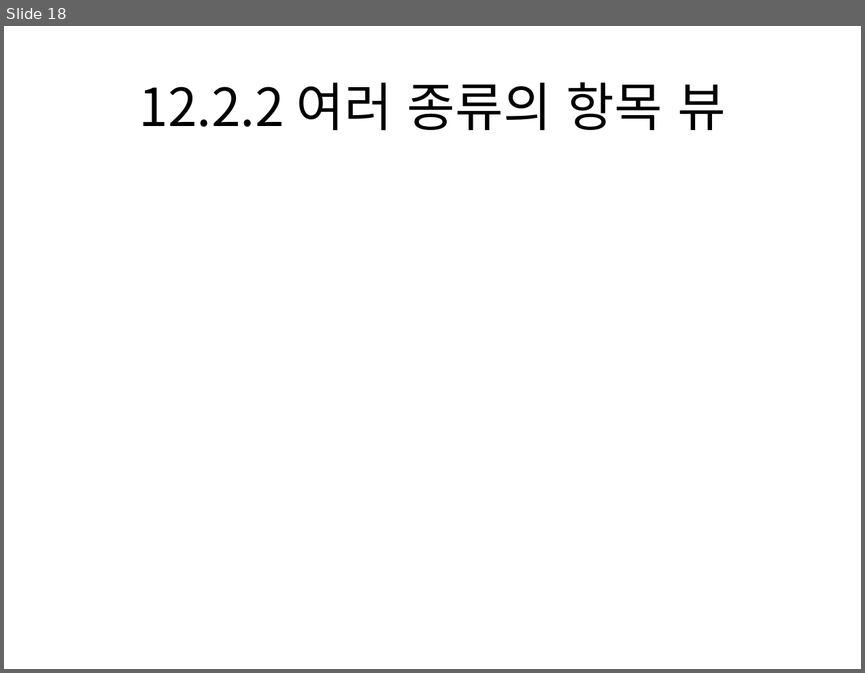
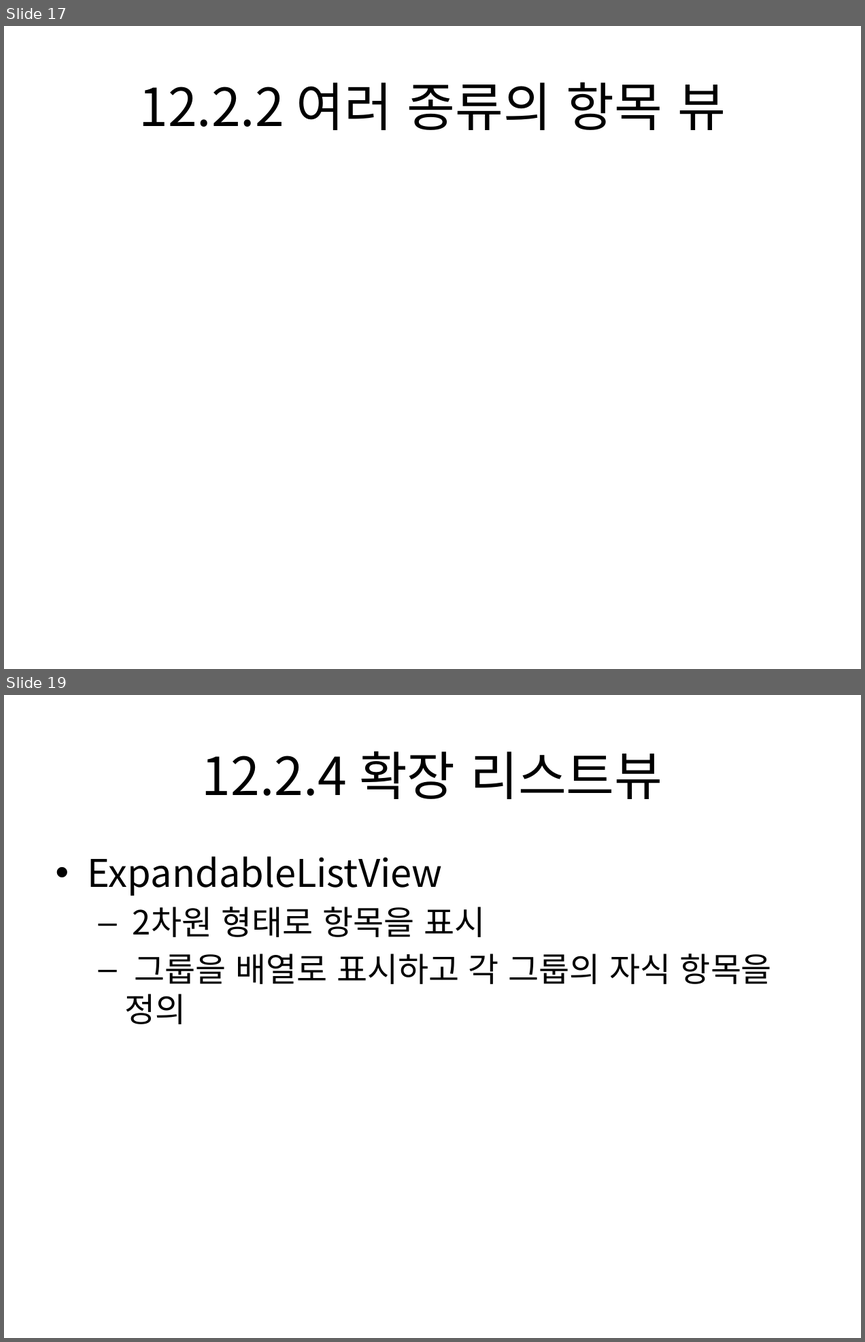
Before and after one commit to dummyFirst/NHK_Japanese, a slide deck: Android/안드로이드 프로그래밍 정복/Chapter12 어댑터뷰.pptx. Shown one above the other, each under a label of ours: slide 18 before the commit, slides 17 and 19 after it; the slides between them are not shown. The pictures are 865x673 and 865x1342 pixels, drawn with LibreOffice and Linux fonts; fonts in the diff are those of the drawing. Boxes give left, top, right and bottom in pixels: in the first picture for what was removed or moved away, otherwise in the second. Text is boxed around its words. In the diff, an @@ line names an element or a change of style, - is before the commit and + after.

Commit message:
Add 대용량 항목 표시, 확장 리스트뷰, ListActivity

```diff
--- a/Android/안드로이드 프로그래밍 정복/Chapter12 어댑터뷰.pptx
+++ b/Android/안드로이드 프로그래밍 정복/Chapter12 어댑터뷰.pptx
@@ slide 19 added at (4, 695, 861, 1338), background #FFFFFF @@
@@ title added at (202, 751, 662, 799), 44 pt, text #000000 @@
+12.2.4 확장 리스트뷰
@@ text added at (88, 856, 772, 1024), 28 pt, text #000000 @@
+• ExpandableListView
+  – 2차원 형태로 항목을 표시
+  – 그룹을 배열로 표시하고 각 그룹의 자식 항목을 정의
@@ what was slide 18 is now slide 17 @@
```
Also in this commit, not shown: 9 slides changed, 1 other slide added, 1 slide removed.
